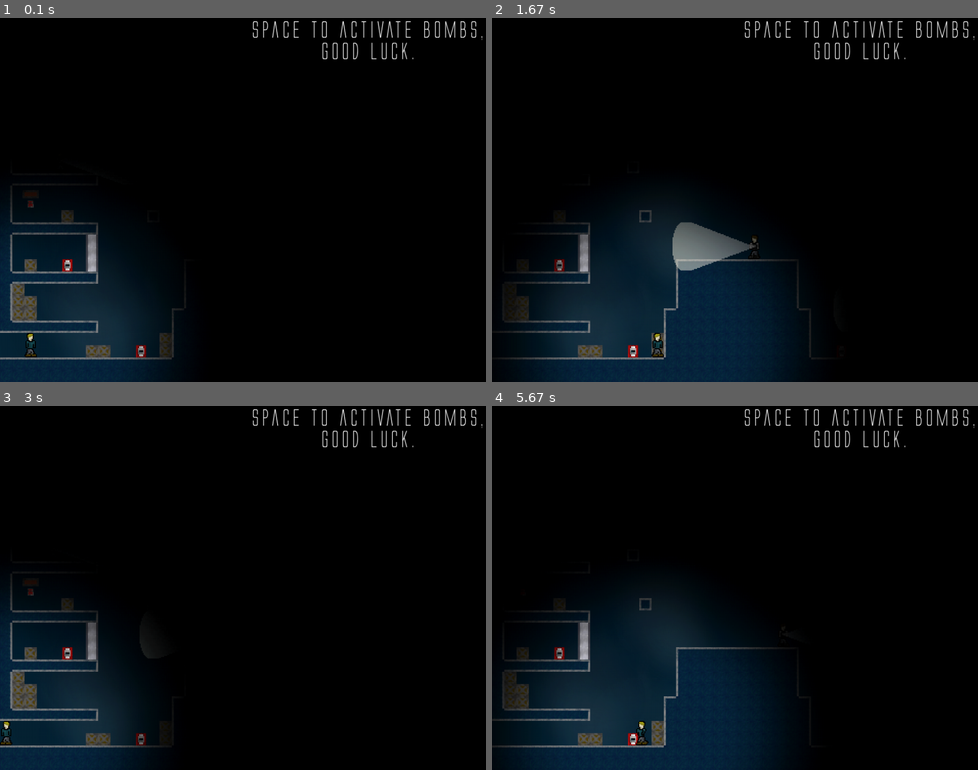
Above: before the commit, frames 1-4 (two rows, left to right).
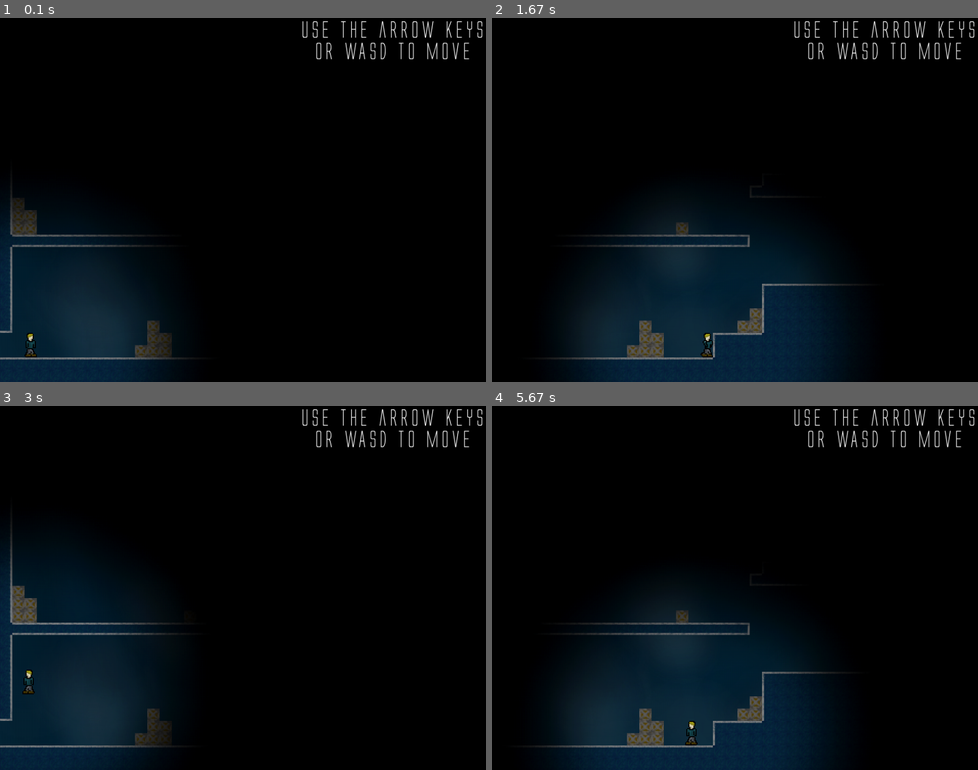
Above: after the commit, the same moments.

Repository: Sigton/stealth
Game: pygame game, started from main.py
The game is run twice, just before and just after one commit, with the same random seed, the same clock (stepped at 60 frames per second) and the same inputs.
Inputs:
- Up to frame 1 (0.1 s): no input
- Up to frame 2 (1.67 s): hold Right 0.33-0.8 s; hold Up 0.83-1.13 s; hold Right 1.17-1.63 s
- Up to frame 3 (3 s): hold Left 1.67-2.2 s; hold Left 2.23-2.63 s; hold Up from 2.67 s (still down)
- Up to frame 4 (5.67 s): release Up at 3.03 s; hold Right 3.07-3.7 s; hold Left 3.73-4.2 s; hold Right 4.23-4.7 s; hold Up 4.73-5.03 s; hold Right 5.07-5.53 s; hold Left from 5.57 s (still down)

The runs differ from the first frame. In frame 1, 4.2% of the frame differs, in the area x 0-100%, y 0-94%; in frame 2, 12%, in the area x 1-100%, y 0-100%; in frame 3, 8.0%; in frame 4, 11%.

Commit message:
Bombs now have progress bars

Diff:
--- a/entities.py
+++ b/entities.py
@@ -59,6 +59,8 @@
 
 class Bomb(pygame.sprite.Sprite):
 
+    progress_bar = None
+
     def __init__(self):
 
         # Call the parents constructor
--- a/level.py
+++ b/level.py
@@ -100,6 +100,11 @@
 
         new_bomb.rect.x = x
         new_bomb.rect.y = y
+
+        new_bomb.progress_bar = healthbar.ProgressBar()
+        new_bomb.progress_bar.parent = new_bomb
+        new_bomb.progress_bar.level = self
+        self.entities.add(new_bomb.progress_bar)
 
         self.bombs.add(new_bomb)
 
--- a/main.py
+++ b/main.py
@@ -46,15 +46,15 @@
 
     # Create the levels
     level_list = list()
-    # level_list.append(level.Level01(player))
-    # level_list.append(level.Level02(player))
-    # level_list.append(level.Level03(player))
-    # level_list.append(level.Level04(player))
-    # level_list.append(level.Level05(player))
-    # level_list.append(level.Level06(player))
-    # level_list.append(level.Level07(player))
-    # level_list.append(level.Level08(player))
-    # level_list.append(level.Level09(player))
+    level_list.append(level.Level01(player))
+    level_list.append(level.Level02(player))
+    level_list.append(level.Level03(player))
+    level_list.append(level.Level04(player))
+    level_list.append(level.Level05(player))
+    level_list.append(level.Level06(player))
+    level_list.append(level.Level07(player))
+    level_list.append(level.Level08(player))
+    level_list.append(level.Level09(player))
     level_list.append(level.Level10(player))
 
     # Set the current level
@@ -131,7 +131,10 @@
             player.reset()
 
             current_level_no += 1
-            current_level = level_list[current_level_no]
+            if current_level_no >= len(level_list):
+                break
+            else:
+                current_level = level_list[current_level_no]
 
             player.level = current_level
             current_level.player = player
